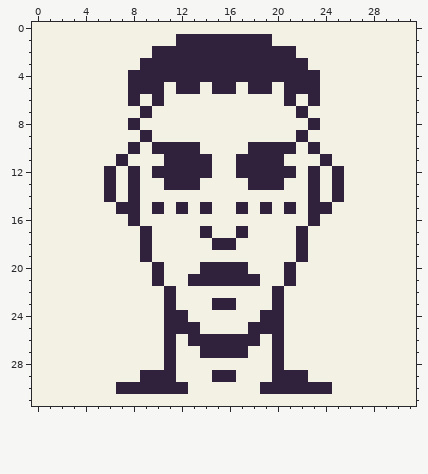
One commit to this pixel-art sprite: Assets/Sprites/Portrait_Pilot.png. The first picture shows the starting point.
The file is 32x32 pixels.
And afterwards:
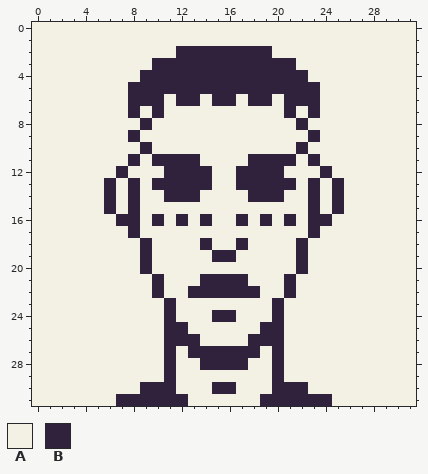
Palette (. is transparent): A #f2f1e4  B #30223d
Difference:
@@ x 0..31 @@
  0 AAAAAAAAAAAAAAAAAAAAAAAAAAAAAAAA
- 1 AAAAAAAAAAAABBBBBBBBAAAAAAAAAAAA
- 2 AAAAAAAAAABBBBBBBBBBBBAAAAAAAAAA
- 3 AAAAAAAAABBBBBBBBBBBBBBAAAAAAAAA
- 4 AAAAAAAABBBBBBBBBBBBBBBBAAAAAAAA
- 5 AAAAAAAABBBABBABBABBABBBAAAAAAAA
- 6 AAAAAAAABABAAAAAAAAAABABAAAAAAAA
- 7 AAAAAAAAABAAAAAAAAAAAABAAAAAAAAA
- 8 AAAAAAAABAAAAAAAAAAAAAABAAAAAAAA
- 9 AAAAAAAAABAAAAAAAAAAAABAAAAAAAAA
-10 AAAAAAAABABBBBAAAABBBBABAAAAAAAA
-11 AAAAAAABAAABBBBAABBBBAAABAAAAAAA
-12 AAAAAABABABBBBBAABBBBBABABAAAAAA
-13 AAAAAABABAABBBAAAABBBAABABAAAAAA
-14 AAAAAABABAAAAAAAAAAAAAABABAAAAAA
-15 AAAAAAABBABABABAABABABABBAAAAAAA
-16 AAAAAAAABAAAAAAAAAAAAAABAAAAAAAA
-17 AAAAAAAAABAAAABAABAAAABAAAAAAAAA
-18 AAAAAAAAABAAAAABBAAAAABAAAAAAAAA
-19 AAAAAAAAABAAAAAAAAAAAABAAAAAAAAA
-20 AAAAAAAAAABAAABBBBAAABAAAAAAAAAA
-21 AAAAAAAAAABAABBBBBBAABAAAAAAAAAA
-22 AAAAAAAAAAABAAAAAAAABAAAAAAAAAAA
-23 AAAAAAAAAAABAAABBAAABAAAAAAAAAAA
-24 AAAAAAAAAAABBAAAAAABBAAAAAAAAAAA
-25 AAAAAAAAAAABBBAAAABBBAAAAAAAAAAA
-26 AAAAAAAAAAABABBBBBBABAAAAAAAAAAA
-27 AAAAAAAAAAABAABBBBAABAAAAAAAAAAA
-28 AAAAAAAAAAABAAAAAAAABAAAAAAAAAAA
-29 AAAAAAAAABBBAAABBAAABBBAAAAAAAAA
-30 AAAAAAABBBBBBAAAAAABBBBBBAAAAAAA
-31 AAAAAAAAAAAAAAAAAAAAAAAAAAAAAAAA
+ 1 AAAAAAAAAAAAAAAAAAAAAAAAAAAAAAAA
+ 2 AAAAAAAAAAAABBBBBBBBAAAAAAAAAAAA
+ 3 AAAAAAAAAABBBBBBBBBBBBAAAAAAAAAA
+ 4 AAAAAAAAABBBBBBBBBBBBBBAAAAAAAAA
+ 5 AAAAAAAABBBBBBBBBBBBBBBBAAAAAAAA
+ 6 AAAAAAAABBBABBABBABBABBBAAAAAAAA
+ 7 AAAAAAAABABAAAAAAAAAABABAAAAAAAA
+ 8 AAAAAAAAABAAAAAAAAAAAABAAAAAAAAA
+ 9 AAAAAAAABAAAAAAAAAAAAAABAAAAAAAA
+10 AAAAAAAAABAAAAAAAAAAAABAAAAAAAAA
+11 AAAAAAAABABBBBAAAABBBBABAAAAAAAA
+12 AAAAAAABAAABBBBAABBBBAAABAAAAAAA
+13 AAAAAABABABBBBBAABBBBBABABAAAAAA
+14 AAAAAABABAABBBAAAABBBAABABAAAAAA
+15 AAAAAABABAAAAAAAAAAAAAABABAAAAAA
+16 AAAAAAABBABABABAABABABABBAAAAAAA
+17 AAAAAAAABAAAAAAAAAAAAAABAAAAAAAA
+18 AAAAAAAAABAAAABAABAAAABAAAAAAAAA
+19 AAAAAAAAABAAAAABBAAAAABAAAAAAAAA
+20 AAAAAAAAABAAAAAAAAAAAABAAAAAAAAA
+21 AAAAAAAAAABAAABBBBAAABAAAAAAAAAA
+22 AAAAAAAAAABAABBBBBBAABAAAAAAAAAA
+23 AAAAAAAAAAABAAAAAAAABAAAAAAAAAAA
+24 AAAAAAAAAAABAAABBAAABAAAAAAAAAAA
+25 AAAAAAAAAAABBAAAAAABBAAAAAAAAAAA
+26 AAAAAAAAAAABBBAAAABBBAAAAAAAAAAA
+27 AAAAAAAAAAABABBBBBBABAAAAAAAAAAA
+28 AAAAAAAAAAABAABBBBAABAAAAAAAAAAA
+29 AAAAAAAAAAABAAAAAAAABAAAAAAAAAAA
+30 AAAAAAAAABBBAAABBAAABBBAAAAAAAAA
+31 AAAAAAABBBBBBAAAAAABBBBBBAAAAAAA
